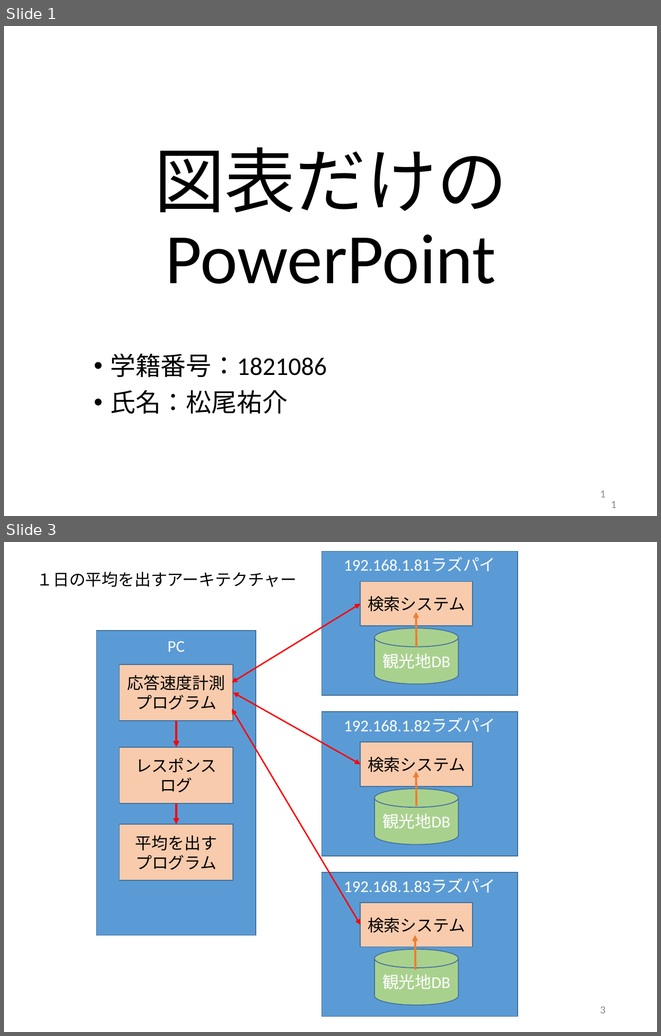
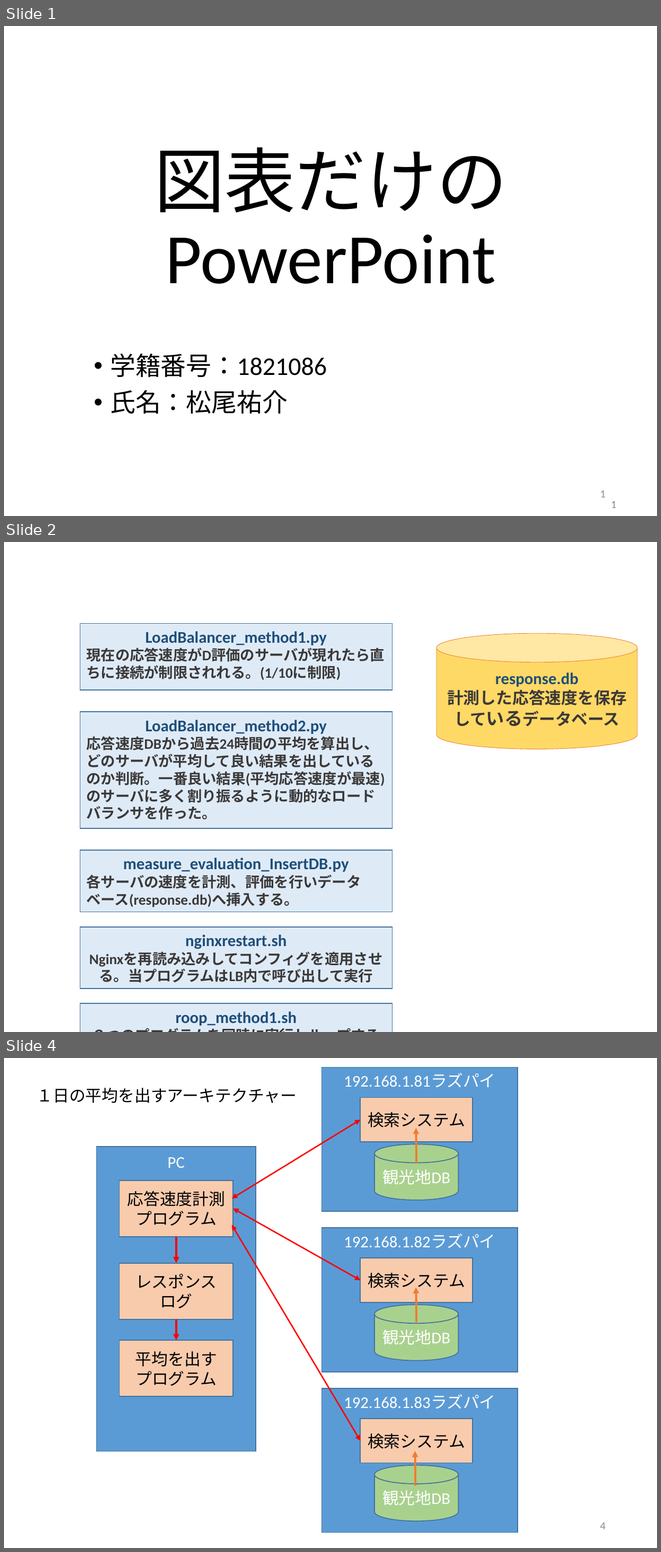
Before and after one commit to kait-takanolab/1821086_matsuo_thesis, a slide deck: meeting/1821086_matsuo_Chart.pptx. Shown one above the other, each under a label of ours: slides 1 and 3 before the commit, slides 1, 2 and 4 after it; the slides between them are not shown. The pictures are 661x1036 and 661x1552 pixels, drawn with LibreOffice and Linux fonts; fonts in the diff are those of the drawing. Boxes give left, top, right and bottom in pixels: in the first picture for what was removed or moved away, otherwise in the second. Text is boxed around its words. In the diff, an @@ line names an element or a change of style, - is before the commit and + after.

```diff
--- a/meeting/1821086_matsuo_Chart.pptx
+++ b/meeting/1821086_matsuo_Chart.pptx
@@ slide 2 added at bbox=[4, 542, 657, 1032], background #FFFFFF @@
@@ rectangle added at bbox=[80, 624, 392, 690], fill #DEEBF7, outline #43739E 1 pt, 16 pt, text #3B3838, bold @@
+LoadBalancer_method1.py
+現在の応答速度がD評価のサーバが現れたら直ちに接続が制限されれる。(1/10に制限)
@@ cylinder added at bbox=[436, 633, 637, 749], fill #FFD966, outline #ED7D31 0.5 pt, 18 pt, text #3B3838, bold @@
+response.db
+計測した応答速度を保存しているデータベース
@@ rectangle added at bbox=[80, 712, 392, 828], fill #DEEBF7, outline #43739E 1 pt, 16 pt, text #3B3838, bold @@
+LoadBalancer_method2.py
+応答速度DBから過去24時間の平均を算出し、どのサーバが平均して良い結果を出しているのか判断。一番良い結果(平均応答速度が最速)のサーバに多く割り振るように動的なロードバランサを作った。
@@ rectangle added at bbox=[80, 850, 392, 911], fill #DEEBF7, outline #43739E 1 pt, 16 pt, text #3B3838, bold @@
+measure_evaluation_InsertDB.py
+各サーバの速度を計測、評価を行いデータベース(response.db)へ挿入する。
@@ rectangle added at bbox=[80, 927, 392, 988], fill #DEEBF7, outline #43739E 1 pt, 16 pt, text #3B3838, bold @@
+nginxrestart.sh
+Nginxを再読み込みしてコンフィグを適用させる。当プログラムはLB内で呼び出して実行
@@ rectangle added at bbox=[80, 1003, 392, 1032], fill #DEEBF7, outline #43739E 1 pt, 16 pt, text #3B3838, bold @@
+roop_method1.sh
+２つのプログラムを同時に実行しループするようにしたシェル．Waitは60S
@@ what was slide 3 is now slide 4 @@
@@ page number at bbox=[600, 1522, 606, 1529]: text changed @@
-3
+4
```
Also in this commit, not shown: 2 slides changed, 1 other file.
